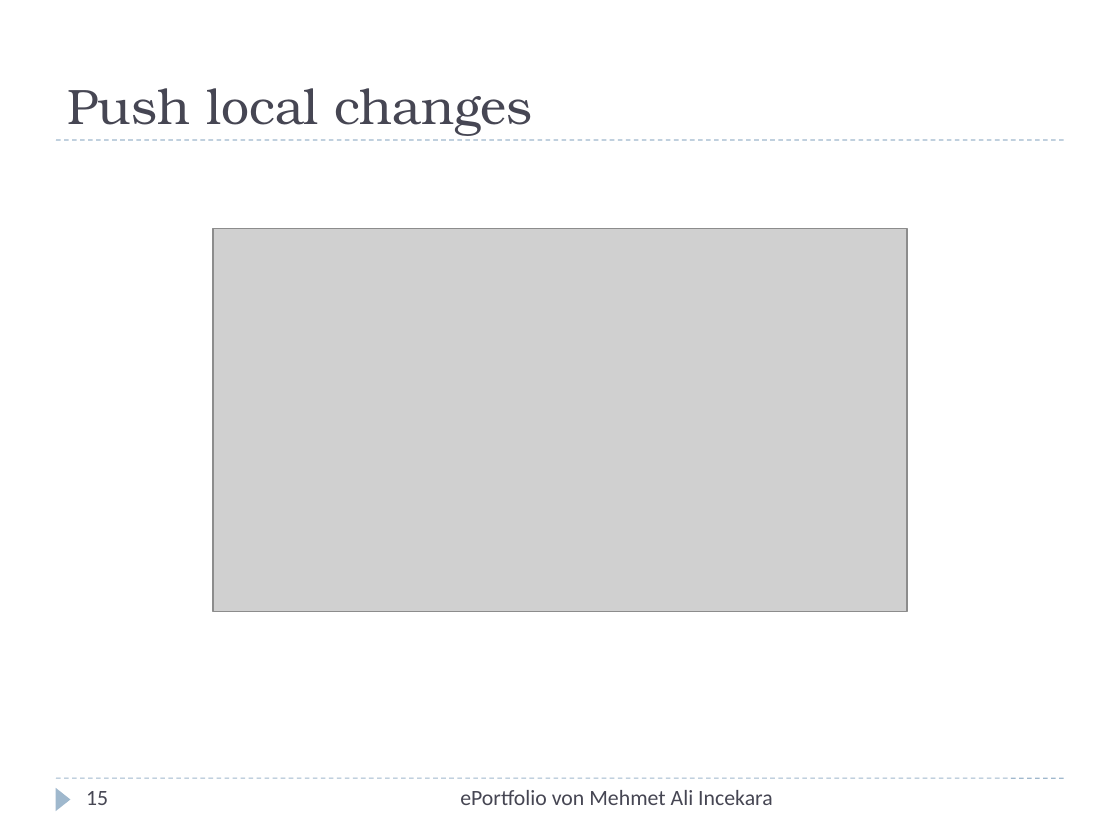
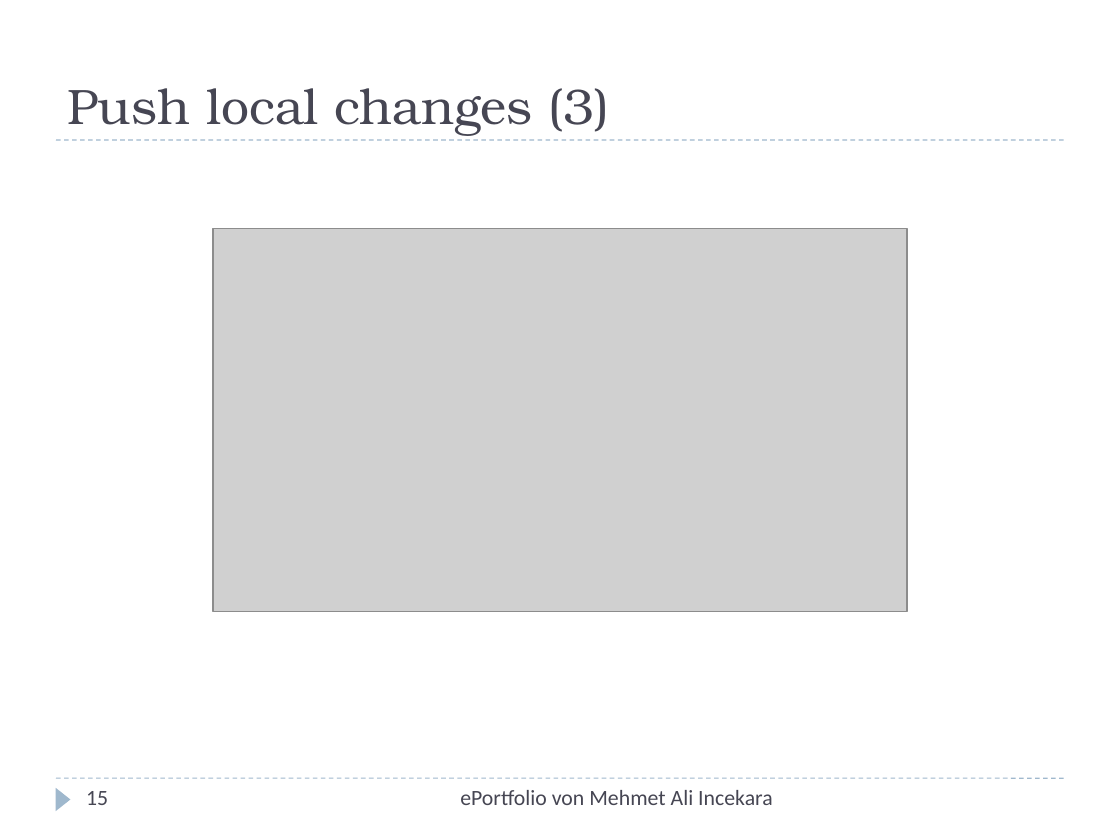
Before and after one commit to xnappy/ePortfolio, a slide deck: slide 15 of Tutorial.pptx. Drawn at 1120x840 pixels with LibreOffice and Linux fonts; fonts in the diff are those of the drawing; grey boxes stand for pictures. Boxes give left, top, right and bottom in pixels: in the first picture for what was removed or moved away, otherwise in the second. Text is boxed around its words. In the diff, an @@ line names an element or a change of style, - is before the commit and + after.

```diff
--- a/Tutorial.pptx
+++ b/Tutorial.pptx
@@ title at <box>67,88,609,136</box>: text changed @@
-Push local changes
+Push local changes (3)
```
Also in this commit, not shown: 12 other slides changed, 1 other file.
